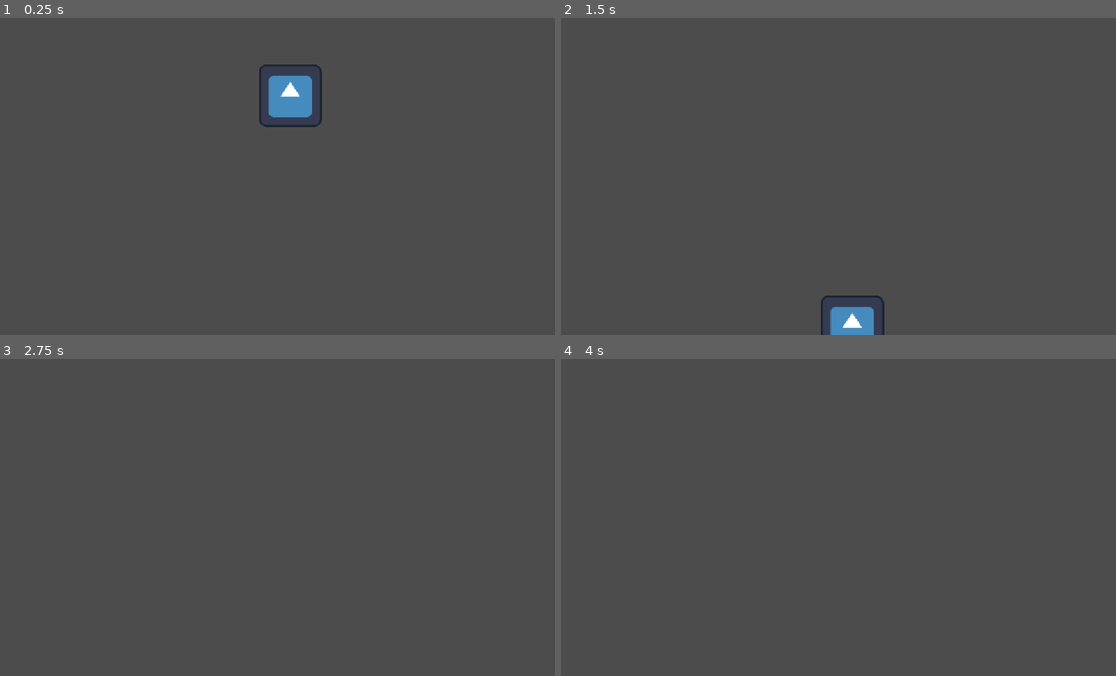
Above: before the commit, frames 1-4 (two rows, left to right).
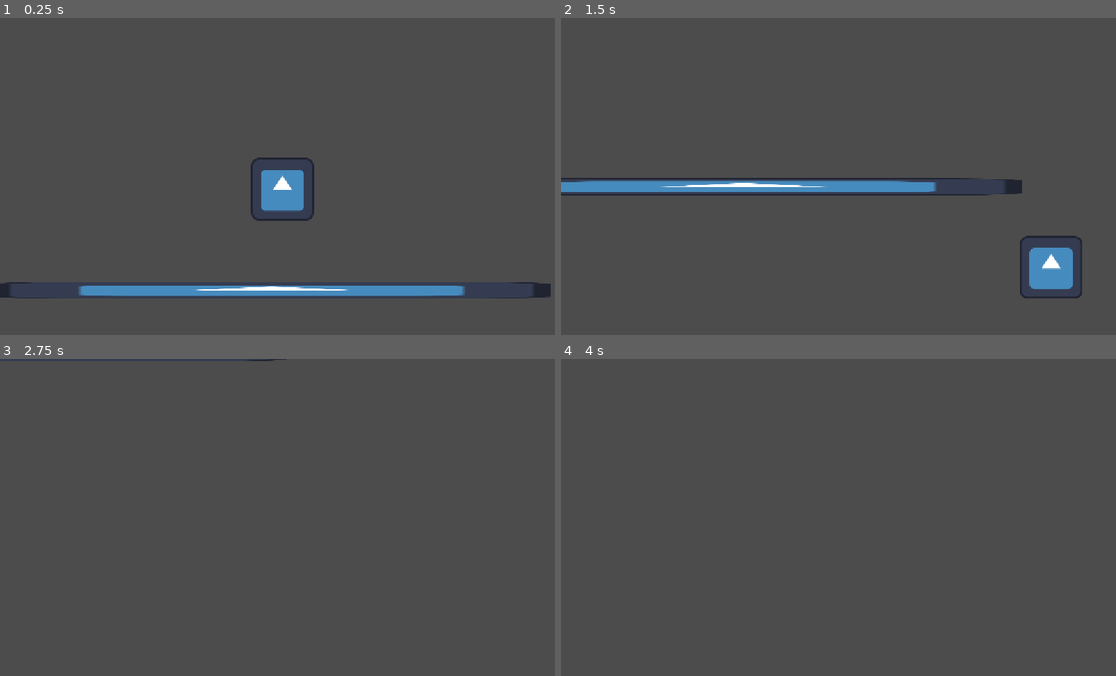
Above: after the commit, the same moments.

Repository: Zepeacedust/snow-game
Game: Godot game, scene res://TestingPlayground.tscn
The game is run twice, just before and just after one commit, with the same random seed, the same clock (stepped at 60 frames per second) and the same inputs. The engine's default icon, where the game draws it, is replaced by a stand-in: a white triangle on a blue panel in a dark square.
Inputs:
- Up to frame 1 (0.25 s): no input
- Up to frame 2 (1.5 s): tap Enter (ui_accept) at 0.5, 0.8, 1.35 s; hold Shift (bridge) 0.53-1.28 s; hold Right (right) from 0.53 s (still down); tap Space (jump) at 0.77, 1.07 s
- Up to frame 3 (2.75 s): tap Space (jump) at 1.52, 1.55, 1.82, 2.1 s; release Right (right) at 2.03 s; hold Left (left) from 2.03 s (still down); hold Shift (bridge) from 2.03 s (still down)
- Up to frame 4 (4 s): release Left (left) at 2.78 s; release Shift (bridge) at 2.78 s; hold Right (right) from 2.78 s (still down); tap Shift (bridge) at 2.85 s; tap Space (jump) at 3.02, 3.32, 3.77, 3.8 s; tap Enter (ui_accept) at 3.05, 3.5, 3.6 s

The runs differ from the first frame. In frame 1, 5.4% of the frame differs, in the area x 0-100%, y 14-89%; in frame 2, 5.4%; in frame 3, less than 0.1%; in frame 4, nothing differs.

Commit message:
bridge movement mostly working

Diff:
--- a/BridgeObject.tscn
+++ b/BridgeObject.tscn
@@ -7,3 +7,4 @@
 [node name="BridgeObject" type="Path2D" unique_id=977108169]
 curve = SubResource("Curve2D_1x2th")
 script = ExtResource("1_1x2th")
+control_amount = 50.0
--- a/TestingPlayground.tscn
+++ b/TestingPlayground.tscn
@@ -1,6 +1,8 @@
 [gd_scene format=3 uid="uid://dk87p1dx3rl3p"]
 
 [ext_resource type="PackedScene" uid="uid://dhtom2qf7sluv" path="res://player.tscn" id="1_2yr51"]
+[ext_resource type="Script" uid="uid://bednhsk4epwx5" path="res://scripts/camera_follow.gd" id="2_d5ghp"]
+[ext_resource type="Texture2D" uid="uid://sycyrb845h6i" path="res://icon.svg" id="2_h7fkj"]
 
 [sub_resource type="RectangleShape2D" id="RectangleShape2D_l7ksm"]
 size = Vector2(1137, 33.5)
@@ -9,8 +11,6 @@
 
 [node name="CharacterBody2D" parent="." unique_id=487467837 instance=ExtResource("1_2yr51")]
 position = Vector2(592, 130)
-SPEED = null
-JUMP_VELOCITY = null
 
 [node name="StaticBody2D" type="StaticBody2D" parent="." unique_id=1768566860]
 position = Vector2(509, 361)
@@ -18,3 +18,13 @@
 [node name="CollisionShape2D" type="CollisionShape2D" parent="StaticBody2D" unique_id=105738686]
 position = Vector2(59.5, 4.25)
 shape = SubResource("RectangleShape2D_l7ksm")
+
+[node name="Sprite2D" type="Sprite2D" parent="StaticBody2D" unique_id=535646729]
+position = Vector2(60.99997, 3.9999962)
+scale = Vector2(8.890626, 0.26562494)
+texture = ExtResource("2_h7fkj")
+metadata/_edit_group_ = true
+
+[node name="Camera2D" type="Camera2D" parent="." unique_id=1228277987 node_paths=PackedStringArray("target")]
+script = ExtResource("2_d5ghp")
+target = NodePath("../CharacterBody2D")
--- a/player.tscn
+++ b/player.tscn
@@ -1,18 +1,13 @@
 [gd_scene format=3 uid="uid://dhtom2qf7sluv"]
 
 [ext_resource type="Texture2D" uid="uid://sycyrb845h6i" path="res://icon.svg" id="1_4flbx"]
-[ext_resource type="Script" uid="uid://cecj38e7n0fld" path="res://player_movement.gd" id="1_onrkg"]
-
-[sub_resource type="Curve" id="Curve_onrkg"]
-_data = [Vector2(0, 0), 0.0, 0.0, 0, 0, Vector2(0.31, 0.79775286), 0.88282484, 0.88282484, 0, 0, Vector2(1, 1), 0.0, 0.0, 0, 0]
-point_count = 3
+[ext_resource type="Script" uid="uid://ddfo501i36jct" path="res://scripts/player_movement.gd" id="1_onrkg"]
 
 [sub_resource type="CircleShape2D" id="CircleShape2D_l7ksm"]
 radius = 64.381676
 
 [node name="CharacterBody2D" type="CharacterBody2D" unique_id=487467837]
 script = ExtResource("1_onrkg")
-ACCEL_CURVE = SubResource("Curve_onrkg")
 
 [node name="Sprite2D" type="Sprite2D" parent="." unique_id=432349969]
 texture = ExtResource("1_4flbx")
--- a/player_movement.gd
+++ /dev/null
@@ -1,67 +0,0 @@
-extends CharacterBody2D
-
-signal start_bridge
-signal end_bridge
-
-var bridge_obj = preload("res://BridgeObject.tscn")
-
-@export_category("Movement Attributes")
-@export var SPEED : float = 300.0
-
-@export var JUMP_VELOCITY : float = -400.0
-@export var ACCEL_CURVE : Curve
-
-# object of attatched bridge, or null if not attatched.
-var bridge_attatched : Bridge
-# location in the bridge
-var bridge_index : int
-
-func determine_foot_loc() -> Vector2:
-	var forward = velocity.normalized()
-	if forward.x > 0:
-		return Vector2(forward.y, -forward.x)
-	return Vector2(-forward.y, forward.x)
-
-func bridge_movement(delta: float, desired_direction) -> void:
-	var cur_speed = velocity.length()
-	if Input.get_action_strength("bridge"):
-		if not bridge_attatched:
-			bridge_attatched = bridge_obj.instantiate()
-			bridge_attatched.position = position + determine_foot_loc()
-			bridge_attatched.curve.add_point(Vector2(0,0))
-			bridge_index=0
-			bridge_attatched.head_direction = velocity.normalized()
-
-		bridge_attatched.extend_bridge(bridge_index, cur_speed, desired_direction, delta)
-	if Input.is_action_just_pressed("jump"):
-		bridge_attatched = null
-		return
-	bridge_index += 1
-	bridge_attatched.extend_bridge(bridge_index, cur_speed, desired_direction, delta)
-	position = bridge_attatched.position + bridge_attatched.curve.get_point_position(bridge_index)
-	print_debug(bridge_index)
-func unattatched_movement(delta: float, direction) -> void:
-	if direction and is_on_floor():
-		velocity.x = direction.x * SPEED
-	elif direction:
-		velocity = velocity * 0.9 + 0.1 * direction * SPEED
-
-	move_and_slide()
-
-
-
-func _physics_process(delta: float) -> void:
-	# Add the gravity.
-	if not is_on_floor() and not bridge_attatched:
-		velocity += get_gravity() * delta
-
-	# Handle jump.
-	if Input.is_action_just_pressed("ui_accept") and is_on_floor():
-		velocity.y = JUMP_VELOCITY
-
-	var direction := Input.get_vector("left", "right", "up", "down")
-
-	if bridge_attatched or Input.get_action_strength("bridge"):
-		bridge_movement(delta, direction)
-	else:
-		unattatched_movement(delta, direction)
--- a/scripts/bridge_object.gd
+++ b/scripts/bridge_object.gd
@@ -8,10 +8,12 @@
 var ghost_speed : float = NAN
 
 func extend_bridge(from_index:int, curr_speed:float, desiredDirection:Vector2, delta: float):
+	if desiredDirection == Vector2(0,0):
+		desiredDirection = head_direction
 	if is_nan(ghost_speed):
 		ghost_speed = curr_speed
 		for i in range(from_index, min(curve.point_count, from_index+lead_ticks)):
-			ghost_speed = speed_change(from_index + i, ghost_speed, delta)
+			ghost_speed = speed_change(i, ghost_speed, delta)
 	var i = curve.point_count - 1
 	while i-from_index <= lead_ticks:
 		head_direction = (head_direction * ghost_speed + desiredDirection.normalized() * control_amount).normalized()
@@ -19,12 +21,14 @@
 		curve.add_point(curve.get_point_position(i) + head_direction*ghost_speed * delta)
 		i += 1
 
+func direction_from(from_index:int) -> Vector2:
+	if from_index >= curve.point_count - 1:
+		return head_direction
+	return (curve.get_point_position(from_index+1) - curve.get_point_position(from_index))
+
+
 func speed_change(from_index:int, curr_speed: float, delta:float):
-	var next_vec
-	if from_index >= curve.point_count-1:
-		next_vec = head_direction
-	else:
-		next_vec = curve.get_point_position(from_index+1)-curve.get_point_position(from_index)
+	var next_vec = direction_from(from_index).normalized()
 	var across = next_vec.y * ProjectSettings.get_setting("physics/2d/default_gravity")
 	return curr_speed + across * delta
 
@@ -33,6 +37,7 @@
 
 # Called when the node enters the scene tree for the first time.
 func _ready() -> void:
+	curve = Curve2D.new()
 	pass # Replace with function body.
 
 
--- /dev/null
+++ b/scripts/camera_follow.gd
@@ -0,0 +1,16 @@
+extends Camera2D
+
+@export var target : Node2D
+
+# Called when the node enters the scene tree for the first time.
+func _ready() -> void:
+	if target:
+		position = target.position
+	pass # Replace with function body.
+
+
+# Called every frame. 'delta' is the elapsed time since the previous frame.
+func _process(delta: float) -> void:
+	if target:
+		position = lerp(position, target.position,  delta)
+	pass
--- a/scripts/player_movement.gd
+++ b/scripts/player_movement.gd
@@ -3,7 +3,7 @@
 signal start_bridge
 signal end_bridge
 
-var scene = preload("res://my_scene.tscn")
+var bridge_obj = preload("res://BridgeObject.tscn")
 
 @export_category("Movement Attributes")
 @export var SPEED : float = 300.0
@@ -11,18 +11,47 @@
 @export var JUMP_VELOCITY : float = -400.0
 @export var ACCEL_CURVE : Curve
 
-var bridge_attatched : bridge_object
+# object of attatched bridge, or null if not attatched.
+var bridge_attatched : Bridge
+# location in the bridge
 var bridge_index : int
-var bridge_build
 
-func bridge_movement(delta: float, direction) -> void:
+func determine_foot_loc() -> Vector2:
+	var forward = velocity.normalized()
+	if forward.x > 0:
+		return Vector2(forward.y, -forward.x)
+	return Vector2(-forward.y, forward.x)
+
+func bridge_movement(delta: float, desired_direction) -> void:
 	var cur_speed = velocity.length()
+	if Input.get_action_strength("bridge"):
+		if bridge_attatched == null:
+			bridge_attatched = bridge_obj.instantiate()
+			add_sibling(bridge_attatched)
+			bridge_attatched.position = position + determine_foot_loc()
+			bridge_attatched.curve.add_point(Vector2(0,0))
+			bridge_index=0
+			bridge_attatched.head_direction = velocity.normalized()
+
+		bridge_attatched.extend_bridge(bridge_index, cur_speed, desired_direction, delta)
+	if Input.is_action_just_pressed("jump"):
+		bridge_attatched = null
+		return
+
+	bridge_attatched.extend_bridge(bridge_index, cur_speed, desired_direction, delta)
+	position = bridge_attatched.position + bridge_attatched.curve.get_point_position(bridge_index)
+	velocity = bridge_attatched.direction_from(bridge_index).normalized() * bridge_attatched.speed_change(bridge_index, velocity.length(), delta)
+	bridge_index += 1
+
+	print_debug(velocity, bridge_attatched.head_direction, bridge_attatched.ghost_speed)
 
 func unattatched_movement(delta: float, direction) -> void:
 	if direction and is_on_floor():
 		velocity.x = direction.x * SPEED
 	elif direction:
-		velocity = velocity * 0.9 + 0.1 * direction * SPEED
+		velocity.x = direction.x * SPEED
+	else:
+		velocity.x = move_toward(velocity.x, 0, delta * SPEED)
 
 	move_and_slide()
 
@@ -34,12 +63,12 @@
 		velocity += get_gravity() * delta
 
 	# Handle jump.
-	if Input.is_action_just_pressed("ui_accept") and is_on_floor():
+	if Input.is_action_just_pressed("jump") and is_on_floor():
 		velocity.y = JUMP_VELOCITY
 
 	var direction := Input.get_vector("left", "right", "up", "down")
 
-	if bridge_attatched:
+	if bridge_attatched or Input.get_action_strength("bridge"):
 		bridge_movement(delta, direction)
 	else:
 		unattatched_movement(delta, direction)
Not shown, removed: player_movement.gd.uid
Not shown, added: scripts/camera_follow.gd.uid
